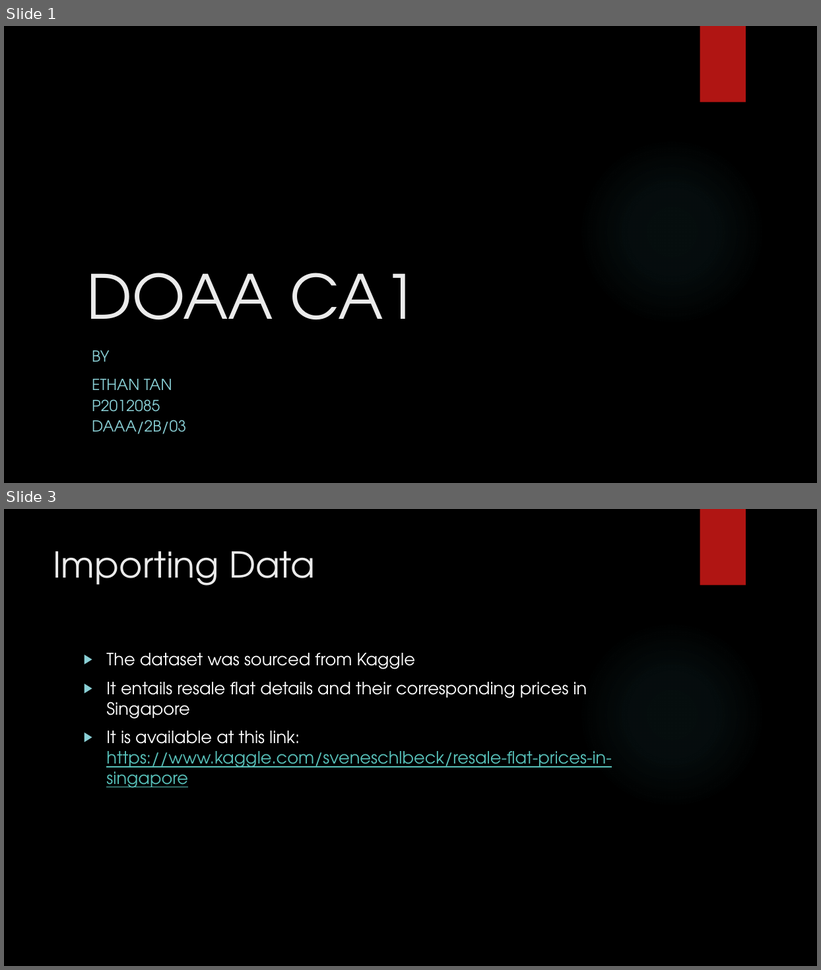
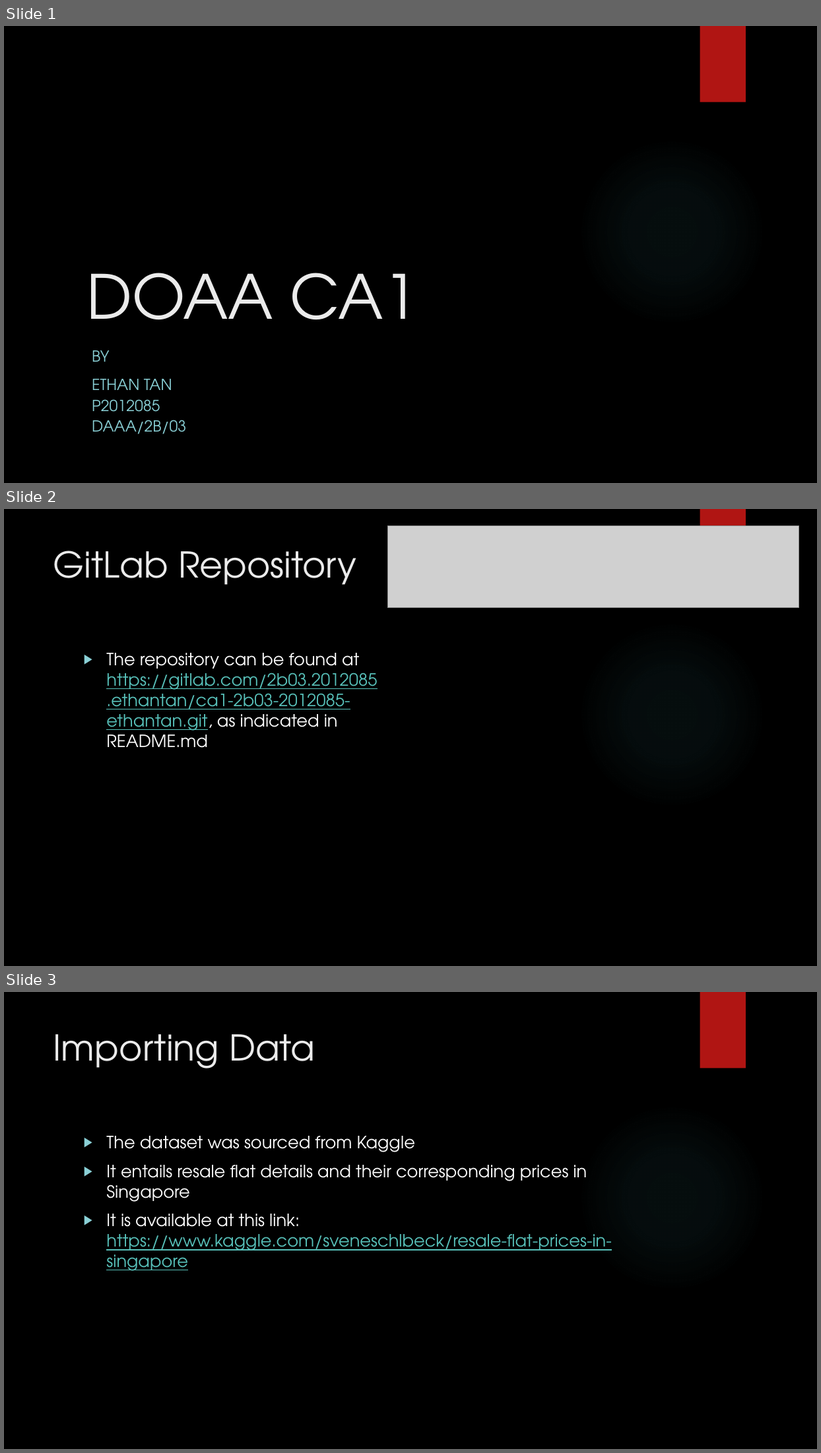
Before and after one commit to ethanolx/SG-Resale-Housing-py, a slide deck: doc/slides.pptx. Shown one above the other, each under a label of ours: slides 1 and 3 before the commit, slides 1, 2 and 3 after it; the slides between them are not shown. The pictures are 821x970 and 821x1453 pixels, drawn with LibreOffice and Linux fonts; fonts in the diff are those of the drawing; grey boxes stand for pictures; background and template pictures are left out. Boxes give left, top, right and bottom in pixels: in the first picture for what was removed or moved away, otherwise in the second. Text is boxed around its words. In the diff, an @@ line names an element or a change of style, - is before the commit and + after.

Commit message:
v5.0
 -  Refactored all code
 -  Included requirements.txt for pip compatibility
 -  Updated wireframe
 -  Updated readme

To-Do:
 -  Finish slides
 -  Check everything once more
 -  Submission

```diff
--- a/doc/slides.pptx
+++ b/doc/slides.pptx
@@ slide 2 added at (x1=4, y1=509, x2=817, y2=966), background picture (left out); not listed: 2 template elements that a slide beside it also shows @@
@@ picture added at (x1=387, y1=526, x2=799, y2=608) @@
@@ title added at (x1=54, y1=551, x2=356, y2=585), 42 pt, text #EBEBEB @@
+GitLab Repository
@@ text added at (x1=106, y1=653, x2=377, y2=748), 20 pt, text #58C1BA, underline @@
+▶ The repository can be found at https://gitlab.com/2b03.2012085.ethantan/ca1-2b03-2012085-ethantan.git, as indicated in README.md
```
Also in this commit, not shown: 1 slide removed, 19 other files.
